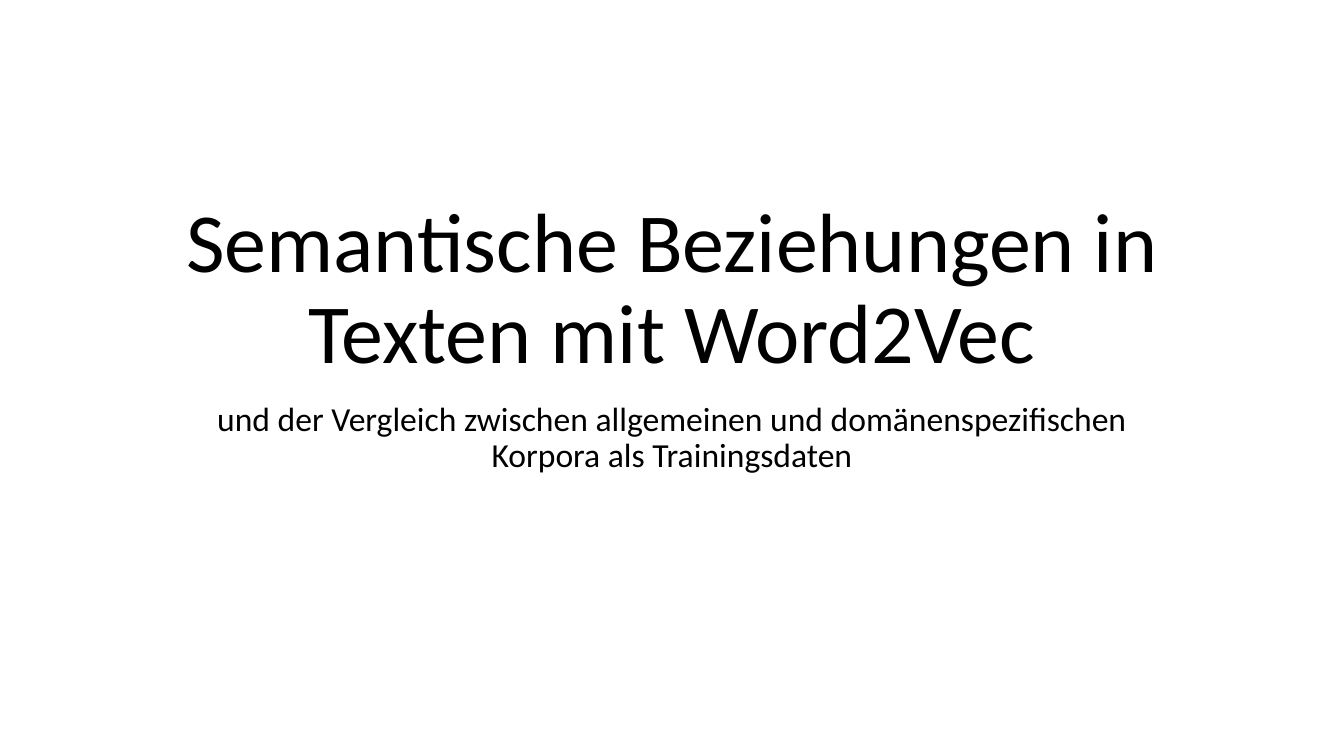
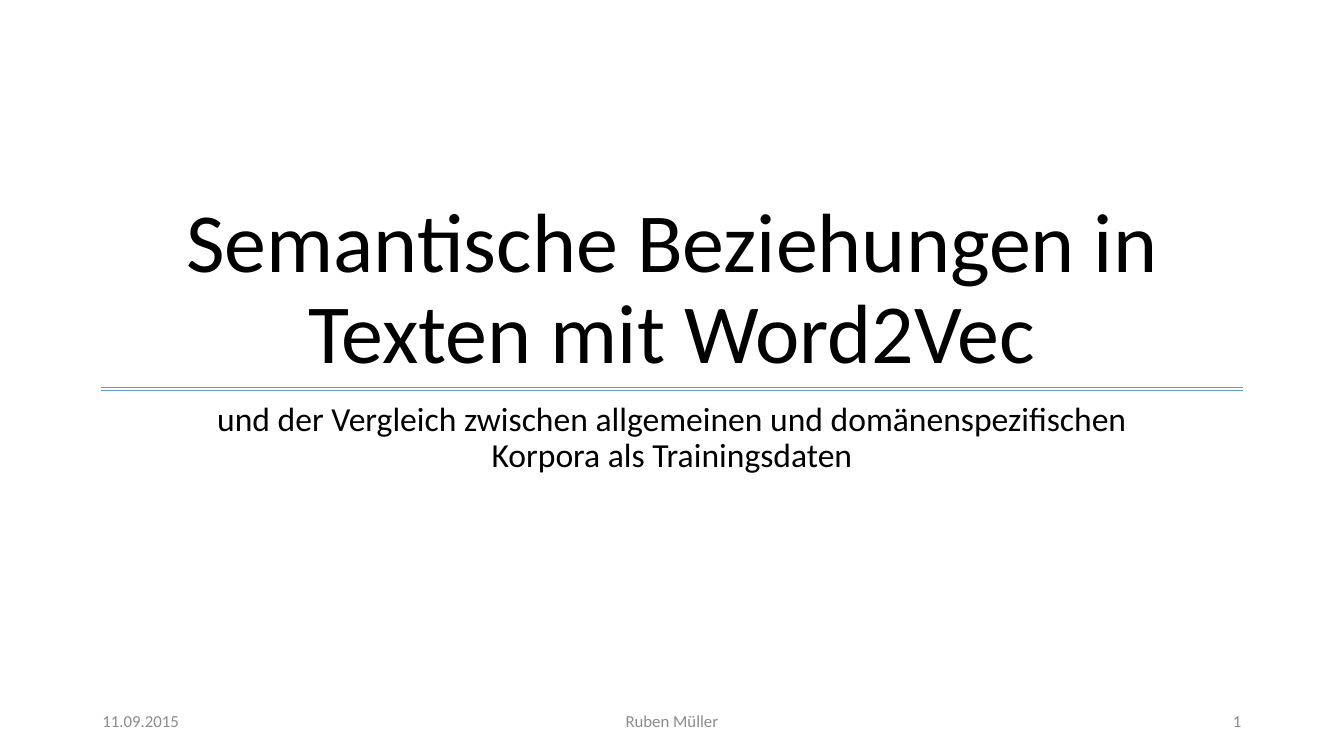
Before and after one commit to imbabaer/SemanticRelations, a slide deck: slide 1 of Präsentation/Semantische Beziehungen_169.pptx. Drawn at 1344x756 pixels with LibreOffice and Linux fonts; fonts in the diff are those of the drawing. Boxes give left, top, right and bottom in pixels: in the first picture for what was removed or moved away, otherwise in the second. Text is boxed around its words. In the diff, an @@ line names an element or a change of style, - is before the commit and + after.

```diff
--- a/Präsentation/Semantische Beziehungen_169.pptx
+++ b/Präsentation/Semantische Beziehungen_169.pptx
@@ line added from (101, 387) to (1243, 387), #5B9BD5 0.5 pt @@
@@ line added from (101, 390) to (1243, 390), #5B9BD5 0.5 pt @@
@@ text added at [102, 716, 178, 727], 12 pt, text #8C8C8C @@
+11.09.2015
@@ text added at [626, 715, 718, 727], 12 pt, text #8C8C8C @@
+Ruben Müller
@@ page number added at [1233, 716, 1241, 727], 12 pt, text #8C8C8C @@
+1
```
Also in this commit, not shown: 20 other slides changed, 4 slides added, 4 slides removed, 1 other file.
